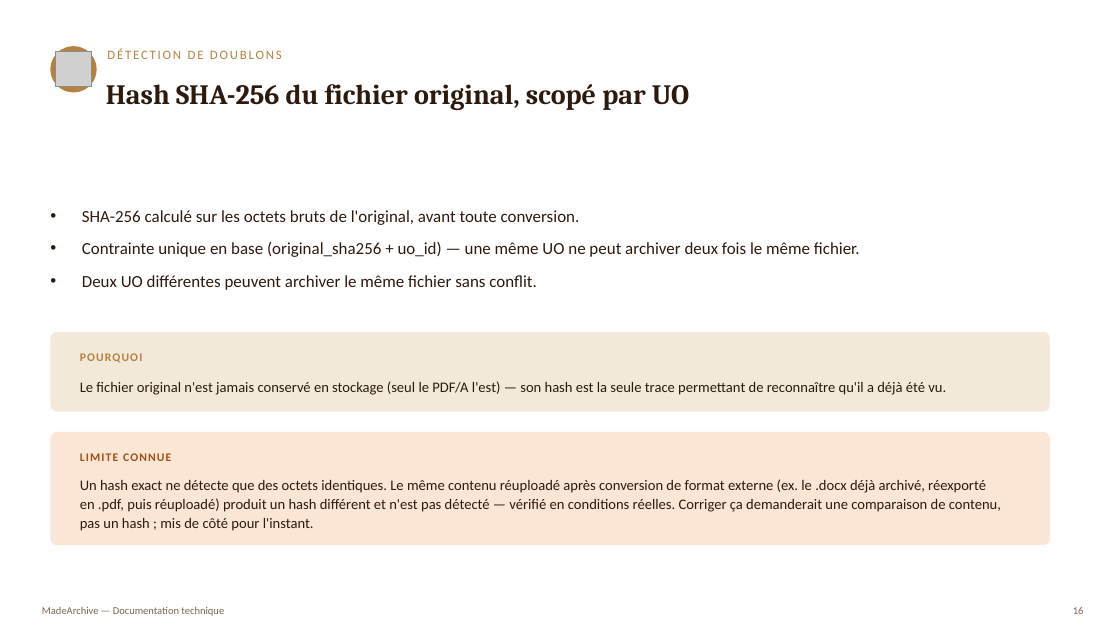
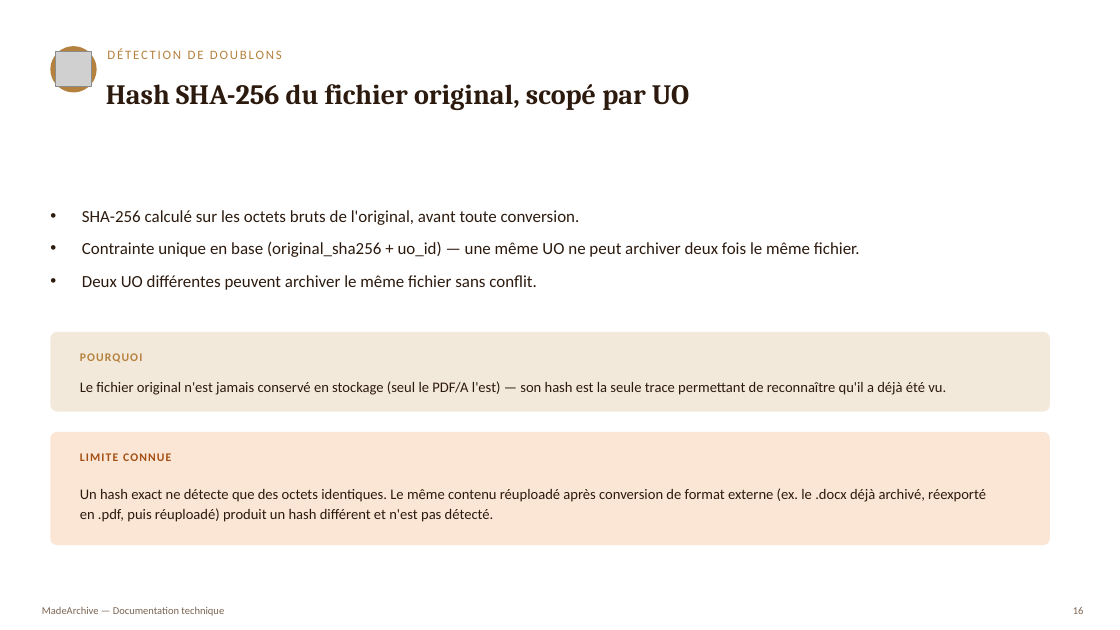
Before and after one commit to Lloyd-koutele/MadeArchive, a slide deck: slide 16 of docs/documentation-application.pptx. Drawn at 1120x630 pixels with LibreOffice and Linux fonts; fonts in the diff are those of the drawing; grey boxes stand for pictures. Boxes give left, top, right and bottom in pixels: in the first picture for what was removed or moved away, otherwise in the second. Text is boxed around its words. In the diff, an @@ line names an element or a change of style, - is before the commit and + after.

```diff
--- a/docs/documentation-application.pptx
+++ b/docs/documentation-application.pptx
@@ text at (80,488,986,522): text changed @@
-Un hash exact ne détecte que des octets identiques. Le même contenu réuploadé après conversion de format externe (ex. le .docx déjà archivé, réexporté en .pdf, puis réuploadé) produit un hash différent et n'est pas détecté — vérifié en conditions réelles. Corriger ça demanderait une comparaison de contenu, pas un hash ; mis de côté pour l'instant.
+Un hash exact ne détecte que des octets identiques. Le même contenu réuploadé après conversion de format externe (ex. le .docx déjà archivé, réexporté en .pdf, puis réuploadé) produit un hash différent et n'est pas détecté.
```
Also in this commit, not shown: 29 other slides changed, 8 slides removed, 15 other files.
